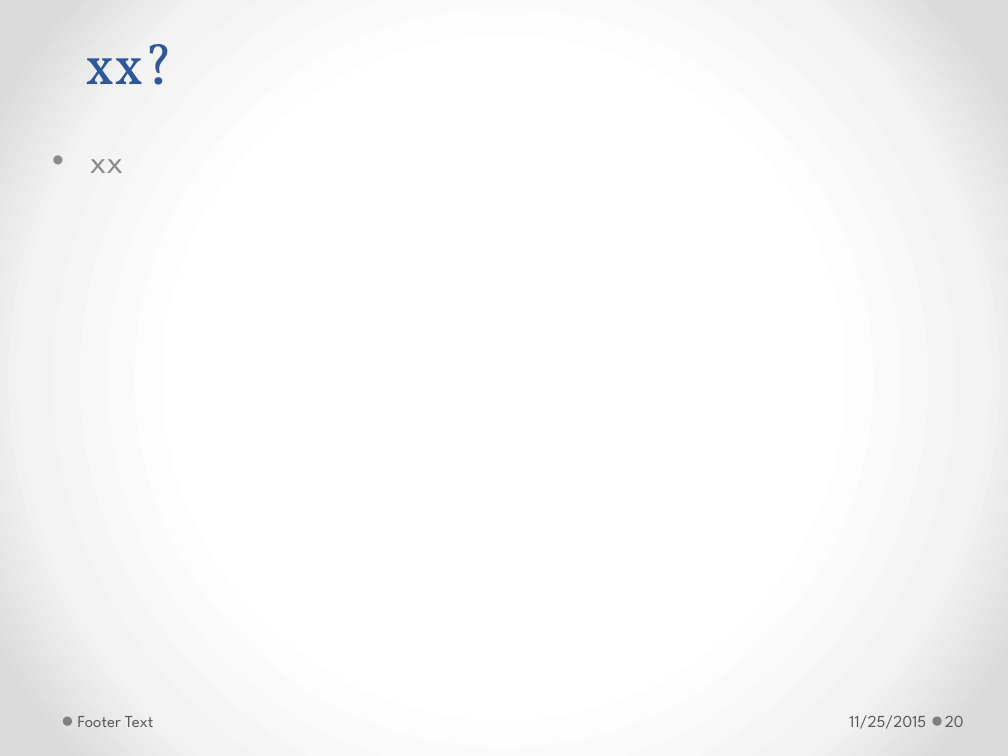
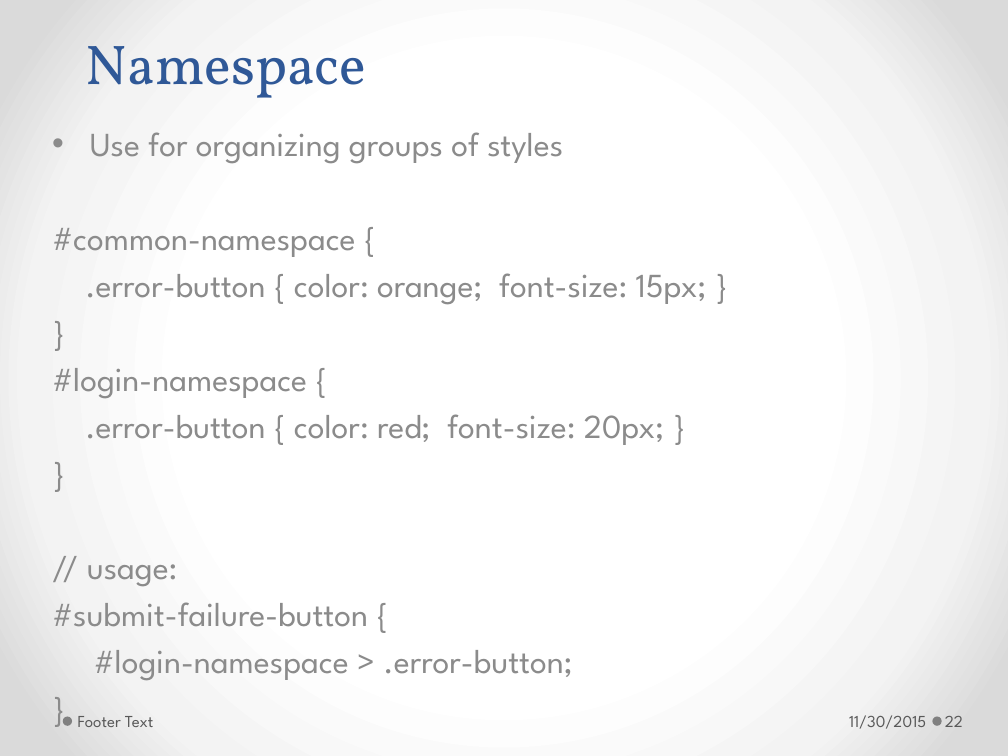
Before and after one commit to h-t-tran/work, a slide deck: slide 22 of brownbag/less/tech-presentation-less.pptx (slide 20 before the commit). Drawn at 1008x756 pixels with LibreOffice and Linux fonts; fonts in the diff are those of the drawing. Boxes give left, top, right and bottom in pixels: in the first picture for what was removed or moved away, otherwise in the second. Text is boxed around its words. In the diff, an @@ line names an element or a change of style, - is before the commit and + after.

```diff
--- a/brownbag/less/tech-presentation-less.pptx
+++ b/brownbag/less/tech-presentation-less.pptx
@@ title at [86,46,367,98]: text changed @@
-xx?
+Namespace
@@ subtitle at [52,132,707,681]: text changed @@
-• xx
+• Use for organizing groups of styles
+#common-namespace {
+.error-button { color: orange; font-size: 15px; }
+}
+#login-namespace {
+.error-button { color: red; font-size: 20px; }
+}
+// usage:
+#submit-failure-button {
+#login-namespace > .error-button;
+}
@@ text at [849,715,926,729]: text changed @@
-11/25/2015
+11/30/2015
@@ page number at [945,716,963,727]: text changed @@
-20
+22
```
Also in this commit, not shown: 4 other slides changed, 5 slides added, 1 slide removed.
